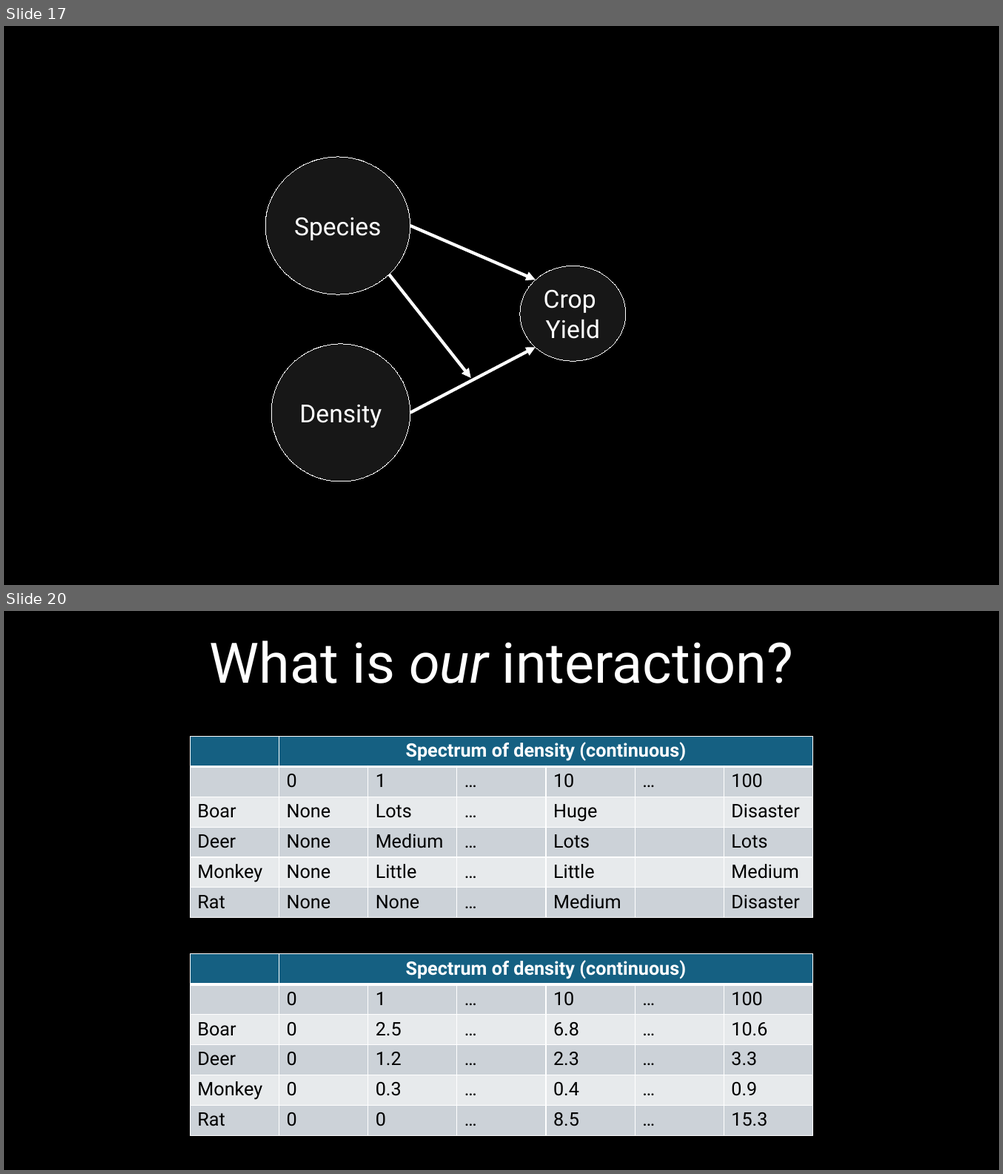
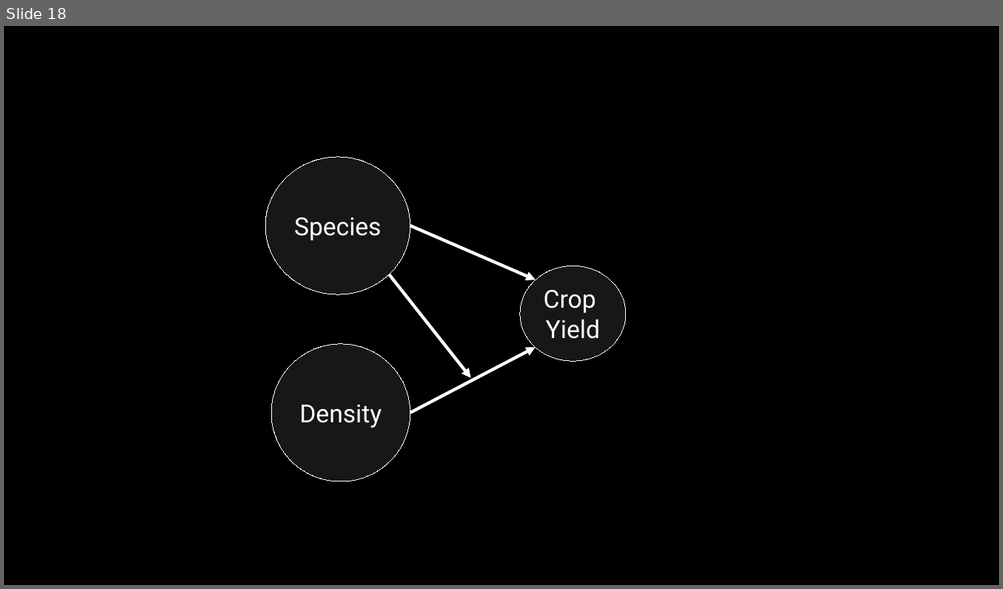
Before and after one commit to DeonRoos/006-BI3010, a slide deck: Lectures/Lecture 08.1 Interactions.pptx. Shown one above the other, each under a label of ours: slides 17 and 20 before the commit, slide 18 after it; the slides between them are not shown. The pictures are 1003x1174 and 1003x589 pixels, drawn with LibreOffice and Linux fonts; fonts in the diff are those of the drawing. Boxes give left, top, right and bottom in pixels: in the first picture for what was removed or moved away, otherwise in the second. Text is boxed around its words. In the diff, an @@ line names an element or a change of style, - is before the commit and + after.

Commit message:
more on interactions lecture

```diff
--- a/Lectures/Lecture 08.1 Interactions.pptx
+++ b/Lectures/Lecture 08.1 Interactions.pptx
@@ slide 20 removed at (x1=4, y1=611, x2=999, y2=1170), background #000000 @@
@@ title removed at (x1=210, y1=641, x2=793, y2=684) @@
-What is our interaction?
@@ table removed at (x1=190, y1=736, x2=811, y2=917), 6 rows, 7 columns @@
- | Spectrum of density (continuous) |  |  |  |  | 
- | 0 | 1 | … | 10 | … | 100
-Boar | None | Lots | … | Huge |  | Disaster
-Deer | None | Medium | … | Lots |  | Lots
-Monkey | None | Little | … | Little |  | Medium
-Rat | None | None | … | Medium |  | Disaster
@@ table removed at (x1=190, y1=954, x2=811, y2=1136), 6 rows, 7 columns @@
- | Spectrum of density (continuous) |  |  |  |  | 
- | 0 | 1 | … | 10 | … | 100
-Boar | 0 | 2.5 | … | 6.8 | … | 10.6
-Deer | 0 | 1.2 | … | 2.3 | … | 3.3
-Monkey | 0 | 0.3 | … | 0.4 | … | 0.9
-Rat | 0 | 0 | … | 8.5 | … | 15.3
@@ what was slide 17 is now slide 18 @@
```
Also in this commit, not shown: 3 slides changed, 2 slides added, 1 other slide removed, 7 other files.
